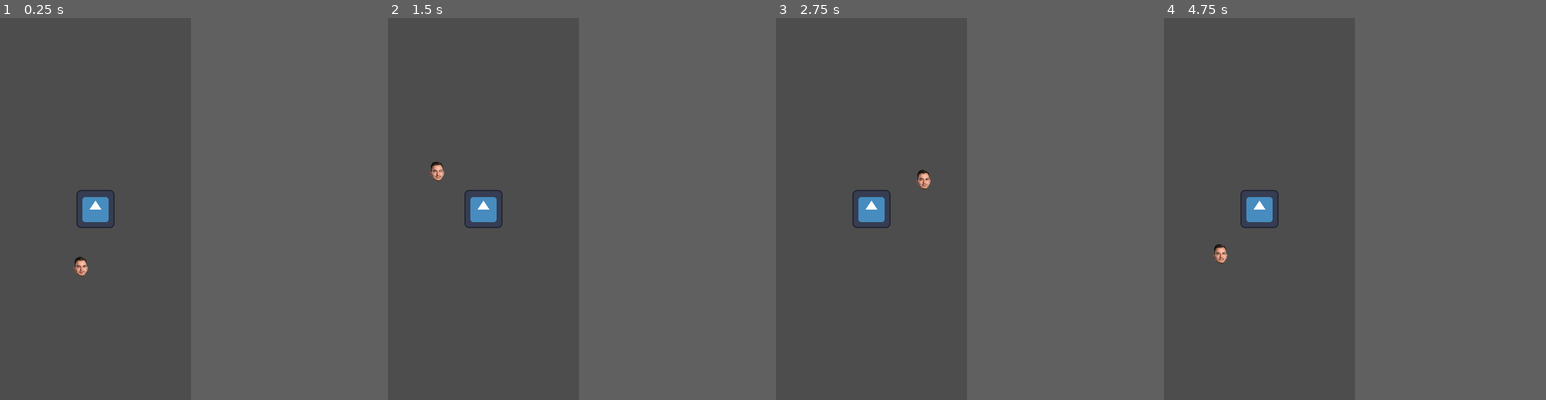
Above: before the commit, frames 1-4 (left to right).
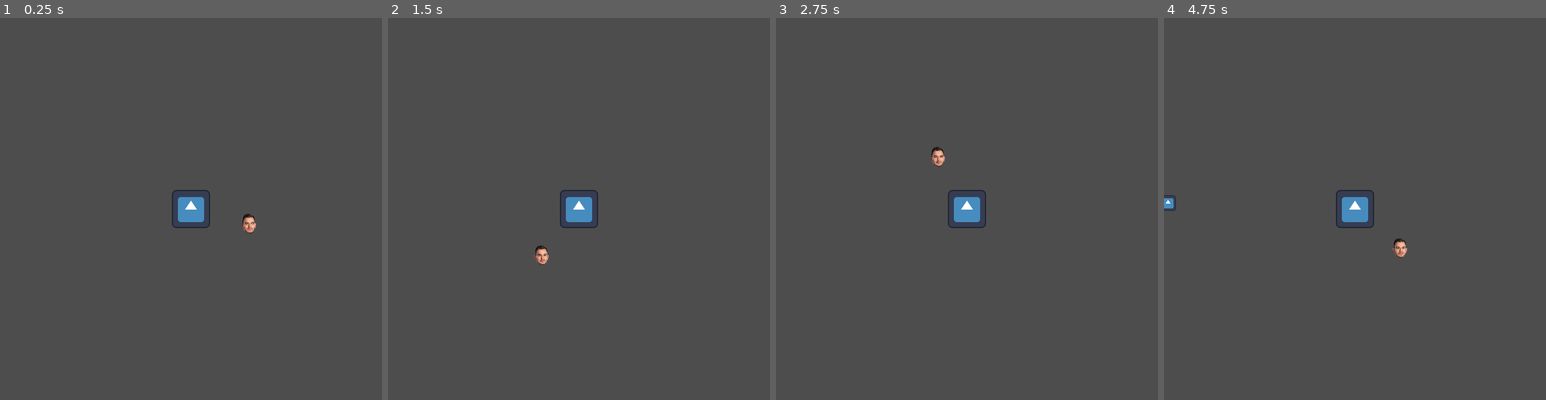
Above: after the commit, the same moments.

Repository: frostblooded/godot_wild_jam_83
Game: Godot game, scene res://scenes/main.tscn
Same seed, same stepped clock (60 frames per second), same inputs: the game is played once before the commit and once after it. The engine's default icon, where the game draws it, is replaced by a stand-in: a white triangle on a blue panel in a dark square.
Inputs:
- Up to frame 1 (0.25 s): no input
- Up to frame 2 (1.5 s): hold Space (speed_up_player) 0.53-1.28 s
- Up to frame 3 (2.75 s): hold Space (speed_up_player) from 2.03 s (still down)
- Up to frame 4 (4.75 s): release Space (speed_up_player) at 3.53 s
The window is 320x640 before the commit and 640x640 after it. Grey fills any space a smaller window leaves; there, only what the larger window draws over its background counts as a difference.

The runs differ from the first frame. In frame 1, 1.4% of the frame differs, in the area x 19-68%, y 45-68%; in frame 2, 1.4%; in frame 3, 1.4%; in frame 4, 1.5%, in the area x 0-64%, y 45-65%.

Commit message:
Add a spawner to spawn meteorites

Diff:
--- a/project.godot
+++ b/project.godot
@@ -19,6 +19,7 @@
 
 EventBus="*res://scripts/globals/event_bus.gd"
 InputManager="*res://scripts/globals/input_manager.gd"
+Globals="*res://scripts/globals/globals.gd"
 
 [debug]
 
@@ -26,7 +27,7 @@
 
 [display]
 
-window/size/viewport_width=320
+window/size/viewport_width=640
 window/size/viewport_height=640
 window/stretch/mode="viewport"
 
--- a/scenes/main.tscn
+++ b/scenes/main.tscn
@@ -7,4 +7,4 @@
 script = ExtResource("1_choun")
 
 [node name="Planet" parent="." instance=ExtResource("2_0wfyh")]
-position = Vector2(160, 320)
+position = Vector2(320, 320)
--- /dev/null
+++ b/scenes/meteor.tscn
@@ -0,0 +1,12 @@
+[gd_scene load_steps=3 format=3 uid="uid://dyvgsvhbr1yr4"]
+
+[ext_resource type="Script" uid="uid://db8wcrdqc6ydl" path="res://scripts/meteor.gd" id="1_pxso2"]
+[ext_resource type="Texture2D" uid="uid://8xcg2e43l8ad" path="res://icon.svg" id="1_tcwo0"]
+
+[node name="Meteor" type="Node2D"]
+script = ExtResource("1_pxso2")
+_speed = 50.0
+
+[node name="Sprite2D" type="Sprite2D" parent="."]
+scale = Vector2(0.2, 0.2)
+texture = ExtResource("1_tcwo0")
--- a/scenes/planet.tscn
+++ b/scenes/planet.tscn
@@ -1,8 +1,9 @@
-[gd_scene load_steps=4 format=3 uid="uid://bbtufenvykmg7"]
+[gd_scene load_steps=5 format=3 uid="uid://bbtufenvykmg7"]
 
 [ext_resource type="Script" uid="uid://c5oj1mhg38wjv" path="res://scripts/planet.gd" id="1_ggt7d"]
 [ext_resource type="Texture2D" uid="uid://8xcg2e43l8ad" path="res://icon.svg" id="1_h8ms6"]
-[ext_resource type="PackedScene" uid="uid://d14il7b6jkaxx" path="res://scenes/player.tscn" id="2_ggt7d"]
+[ext_resource type="PackedScene" uid="uid://1odw32oe70ww" path="res://scenes/player.tscn" id="2_ggt7d"]
+[ext_resource type="PackedScene" uid="uid://b64pq82usx1ur" path="res://scenes/spawner.tscn" id="4_0k1rn"]
 
 [node name="Planet" type="Node2D" node_paths=PackedStringArray("_player")]
 script = ExtResource("1_ggt7d")
@@ -14,3 +15,6 @@
 
 [node name="Player" parent="." instance=ExtResource("2_ggt7d")]
 position = Vector2(0, -75)
+
+[node name="Spawner" parent="." instance=ExtResource("4_0k1rn")]
+_spawn_radius = 400.0
--- a/scenes/player.tscn
+++ b/scenes/player.tscn
@@ -1,13 +1,10 @@
-[gd_scene load_steps=4 format=3 uid="uid://d14il7b6jkaxx"]
+[gd_scene load_steps=3 format=3 uid="uid://1odw32oe70ww"]
 
 [ext_resource type="Texture2D" uid="uid://bbajrh3r0fydh" path="res://assets/niki.png" id="1_3vyb7"]
-[ext_resource type="Script" uid="uid://bubvtdwence08" path="res://scripts/player.gd" id="1_g2els"]
 
 [sub_resource type="CapsuleShape2D" id="CapsuleShape2D_3vyb7"]
 
-[node name="Player" type="CharacterBody2D" node_paths=PackedStringArray("_sprite")]
-script = ExtResource("1_g2els")
-_sprite = NodePath("Sprite2D")
+[node name="Player" type="CharacterBody2D"]
 
 [node name="Sprite2D" type="Sprite2D" parent="."]
 scale = Vector2(0.05, 0.05)
--- /dev/null
+++ b/scenes/spawner.tscn
@@ -0,0 +1,13 @@
+[gd_scene load_steps=3 format=3 uid="uid://b64pq82usx1ur"]
+
+[ext_resource type="Script" uid="uid://bfw2yik11dlr7" path="res://scripts/spawner.gd" id="1_2vbf6"]
+[ext_resource type="PackedScene" uid="uid://dyvgsvhbr1yr4" path="res://scenes/meteor.tscn" id="2_ik2nu"]
+
+[node name="Spawner" type="Node2D" node_paths=PackedStringArray("_timer")]
+script = ExtResource("1_2vbf6")
+_spawned_scene = ExtResource("2_ik2nu")
+_timer = NodePath("Timer")
+
+[node name="Timer" type="Timer" parent="."]
+wait_time = 3.0
+autostart = true
--- /dev/null
+++ b/scripts/globals/globals.gd
@@ -0,0 +1,6 @@
+extends Node
+
+var planet: Planet
+
+func get_position_on_circle(center: Vector2, radius: float, angle: float) -> Vector2:
+    return center + Vector2(cos(angle), sin(angle)) * radius
--- /dev/null
+++ b/scripts/meteor.gd
@@ -0,0 +1,8 @@
+class_name Meteor
+extends Node2D
+
+@export var _speed: float = 100.0
+
+func _physics_process(delta: float) -> void:
+    var direction: Vector2 = Globals.planet.global_position - global_position
+    global_position += direction.normalized() * _speed * delta
--- a/scripts/planet.gd
+++ b/scripts/planet.gd
@@ -1,16 +1,16 @@
 class_name Planet
 extends Node
 
-@export var _player: Player
+@export var _player: Node
 @export var _initial_player_radius: float = 100.0
 @export var _default_rotation_speed: float = 1.0
 @export var _increased_rotation_speed: float = 2.0
 
-var _start_time: float
+var _player_angle: float = 0.0
 
 func _ready() -> void:
-    _start_time = Time.get_unix_time_from_system()
     _player.position = Vector2(0, _initial_player_radius)
+    Globals.planet = self
 
 func _physics_process(delta: float) -> void:
     _set_player_position(delta)
@@ -21,4 +21,5 @@
     if Input.is_action_pressed("speed_up_player"):
         used_rotation_speed = _increased_rotation_speed
 
-    _player.position = _player.position.rotated(used_rotation_speed * delta)
+    _player_angle += used_rotation_speed * delta
+    _player.position = Globals.get_position_on_circle(Vector2.ZERO, _initial_player_radius, _player_angle)
--- a/scripts/player.gd
+++ /dev/null
@@ -1,24 +0,0 @@
-class_name Player
-extends CharacterBody2D
-
-@export var _movement_speed: float = 200.0
-
-@export var _sprite: Sprite2D
-
-func _process(_delta: float) -> void:
-    _set_sprite_rotation()
-
-func _physics_process(_delta: float) -> void:
-    if !InputManager.can_player_move:
-        velocity = Vector2.ZERO
-        return
-
-    var input: Vector2 = Input.get_vector("player_left", "player_right", "player_up", "player_down")
-    velocity = input * _movement_speed
-    move_and_slide()
-
-func _set_sprite_rotation() -> void:
-    if velocity.length() > 0:
-        _sprite.rotation = sin(Time.get_unix_time_from_system() * 10) / 2
-    else:
-        _sprite.rotation = 0.0
--- /dev/null
+++ b/scripts/spawner.gd
@@ -0,0 +1,17 @@
+class_name Spawner
+extends Node2D
+
+@export var _spawned_scene: PackedScene
+@export var _spawn_radius: float = 100.0
+@export var _timer: Timer
+
+func _enter_tree() -> void:
+    _timer.timeout.connect(_spawn)
+
+func _spawn() -> void:
+    var instance: Node2D = _spawned_scene.instantiate()
+
+    var spawned_position: Vector2 = Globals.get_position_on_circle(global_position, _spawn_radius, randf() * 2 * PI)
+    instance.global_position = spawned_position
+
+    get_tree().root.add_child(instance)
Not shown, added: scripts/globals/globals.gd.uid
Not shown, added: scripts/meteor.gd.uid
Not shown, removed: scripts/player.gd.uid
Not shown, added: scripts/spawner.gd.uid
